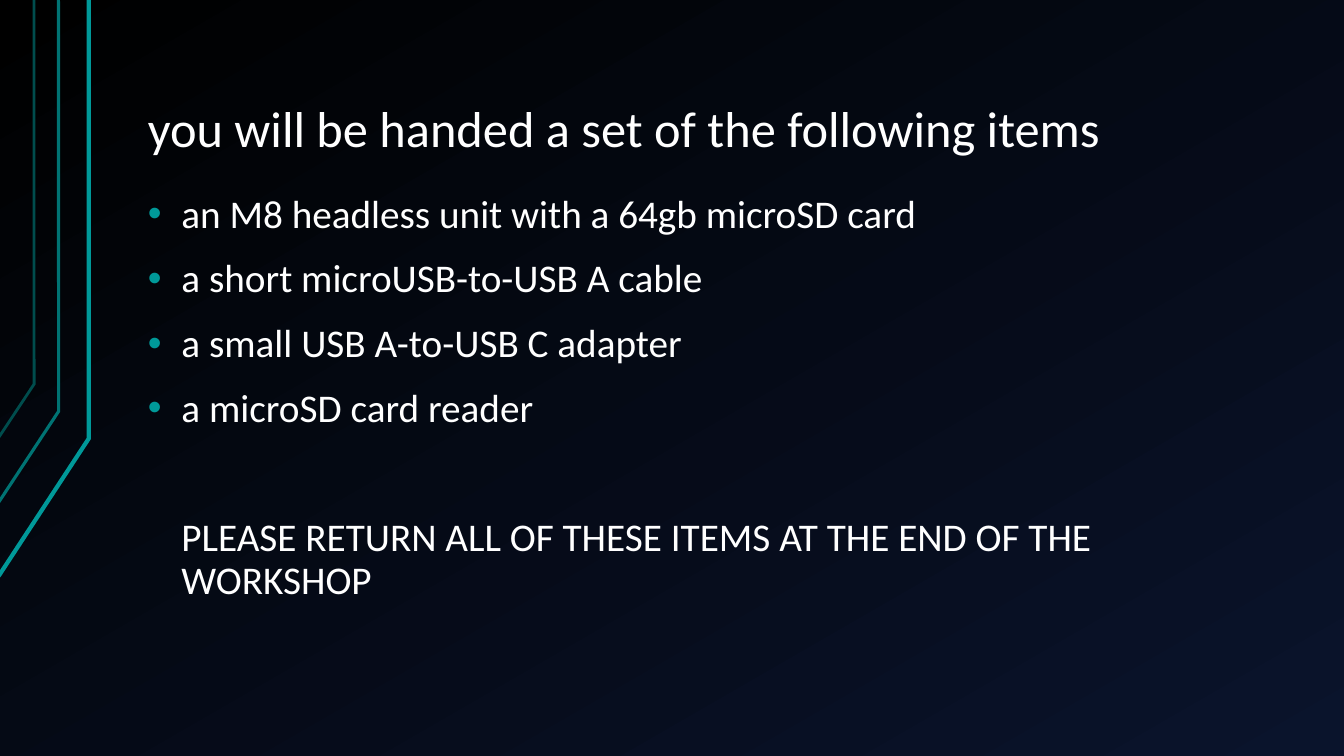
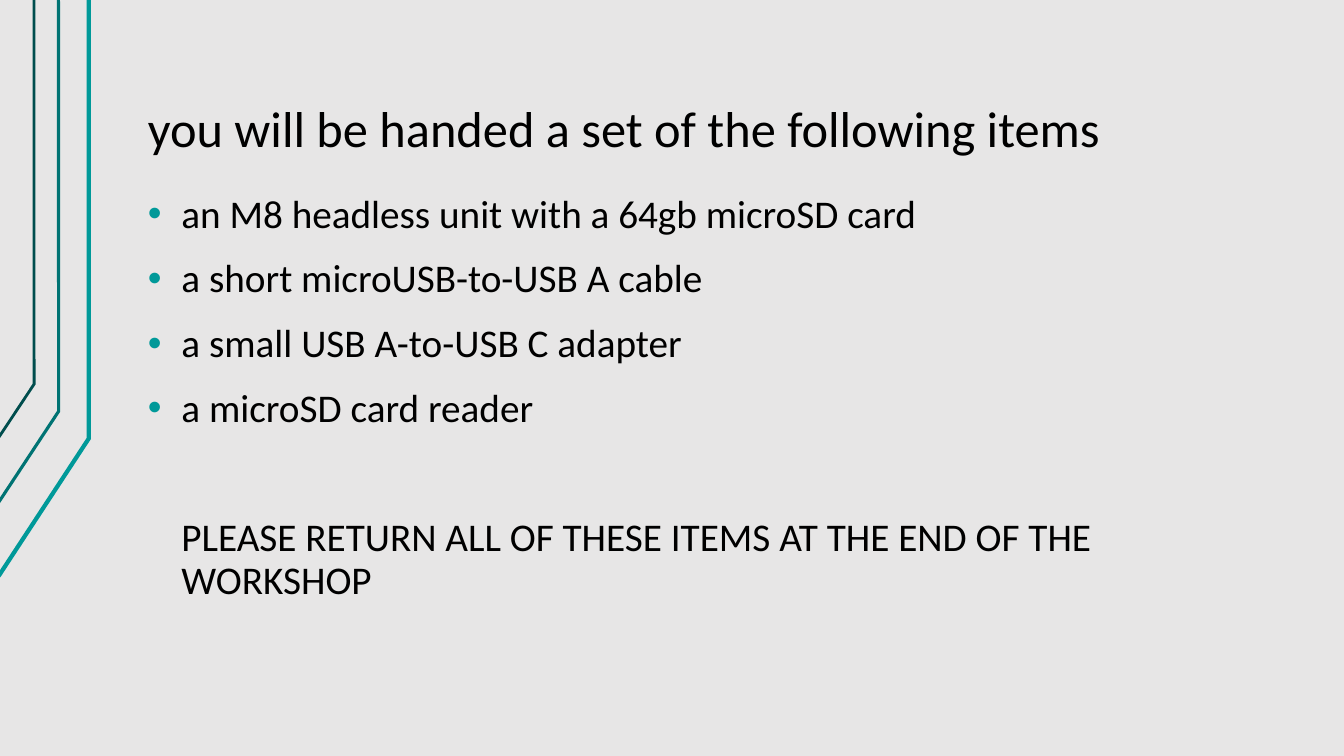
Before and after one commit to jegasus/m8-tracker-workshop, a slide deck: slide 4 of slides_v1.odp. Drawn at 1344x756 pixels with LibreOffice and Linux fonts; fonts in the diff are those of the drawing. Boxes give left, top, right and bottom in pixels: in the first picture for what was removed or moved away, otherwise in the second. Text is boxed around its words. In the diff, an @@ line names an element or a change of style, - is before the commit and + after.

```diff
--- a/slides_v1.odp
+++ b/slides_v1.odp
@@ background gradient #000000 to #0A142C to #E7E6E6 @@
@@ title "you will be handed a ..." at [148,112,1100,156]: text colour #FFFFFF to #000000 @@
@@ text "an M8 headless unit with ..." at [181,200,1091,595]: text colour #FFFFFF to #000000 @@
```
Also in this commit, not shown: 29 other slides changed, 6 slides added.
